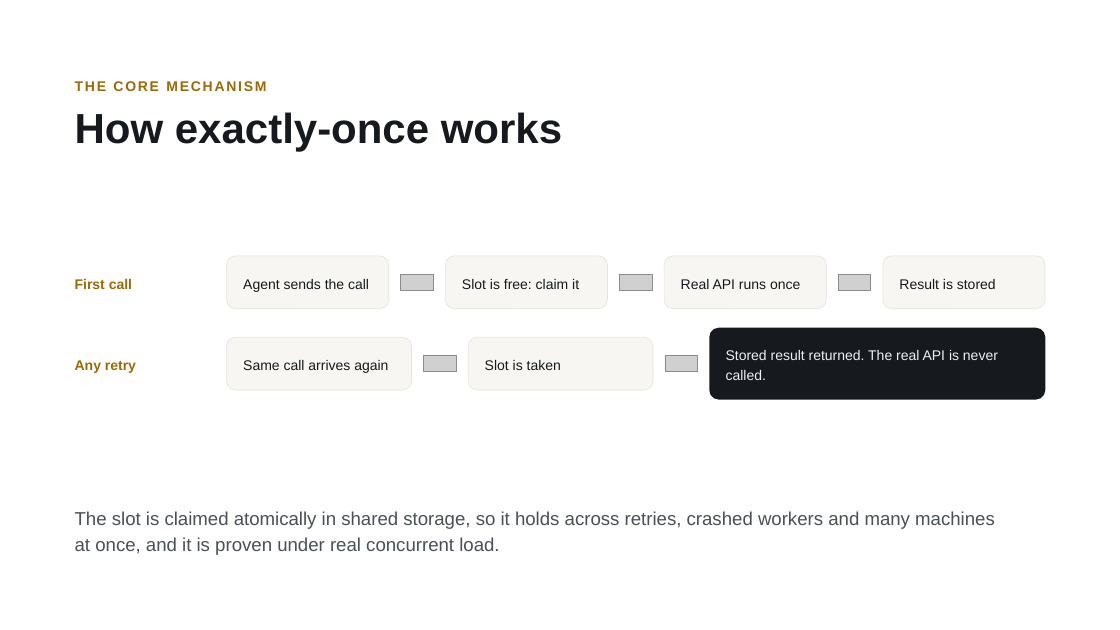
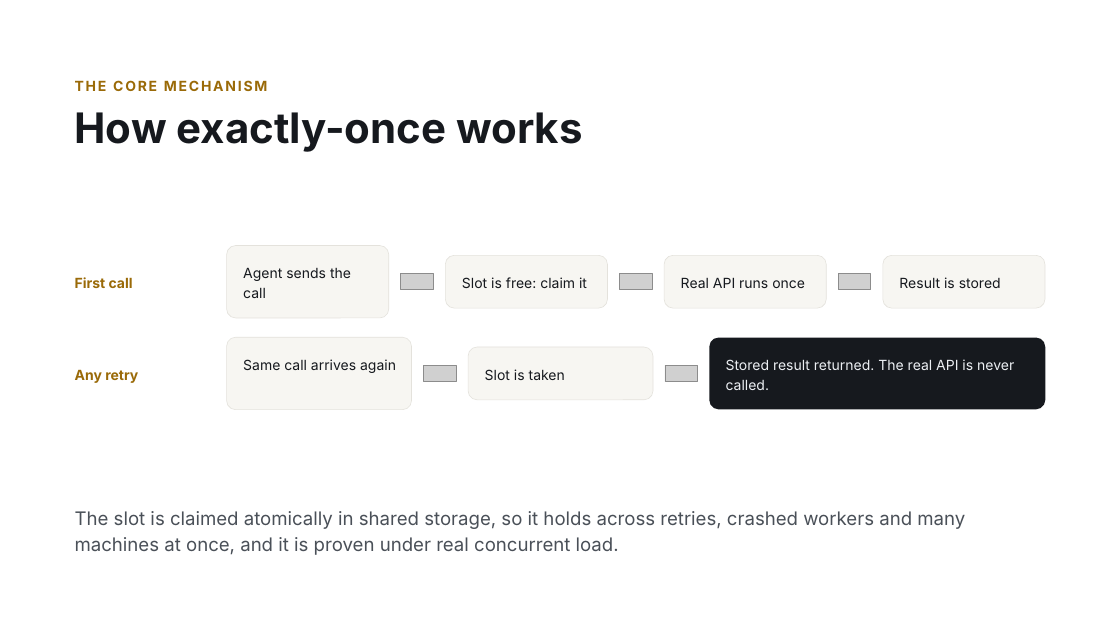
Before and after one commit to agentraas/agentraas, a slide deck: slide 6 of docs/presentations/AgentRaaS-deck.pptx. Drawn at 1120x630 pixels with LibreOffice and Linux fonts; fonts in the diff are those of the drawing; grey boxes stand for pictures. Boxes give left, top, right and bottom in pixels: in the first picture for what was removed or moved away, otherwise in the second. Text is boxed around its words. In the diff, an @@ line names an element or a change of style, - is before the commit and + after.

```diff
--- a/docs/presentations/AgentRaaS-deck.pptx
+++ b/docs/presentations/AgentRaaS-deck.pptx
@@ font Arial to Inter in 10 elements at bbox=[75, 80, 267, 91], bbox=[75, 277, 133, 288], bbox=[75, 511, 965, 555], bbox=[445, 255, 607, 308], bbox=[665, 255, 827, 308], bbox=[883, 255, 1045, 308], bbox=[75, 369, 138, 383], bbox=[709, 338, 1045, 410], bbox=[468, 347, 653, 400], bbox=[75, 112, 582, 152] @@
@@ rounded rectangle "Agent sends the call": place and size @@
-rounded rectangle "Agent sends the call" at bbox=[227, 256, 389, 309]
+rounded rectangle "Agent sends the call" at bbox=[227, 245, 389, 318]
@@ rounded rectangle "Agent sends the call" at bbox=[227, 245, 389, 318]: font Arial to Inter; proportions changed @@
@@ rounded rectangle "Same call arrives again" at bbox=[227, 337, 412, 409]: font Arial to Inter; proportions changed @@
@@ rounded rectangle "Same call arrives again": place and size @@
-rounded rectangle "Same call arrives again" at bbox=[227, 337, 412, 390]
+rounded rectangle "Same call arrives again" at bbox=[227, 337, 412, 409]
@@ 2 rounded rectangles, 2 pictures, 1 text: place and size @@
-2 rounded rectangles, 2 pictures, 1 text at bbox=[75, 328, 1045, 400]
+2 rounded rectangles, 2 pictures, 1 text at bbox=[75, 338, 1045, 410]
```
Also in this commit, not shown: 12 other slides changed, 1 other file.
